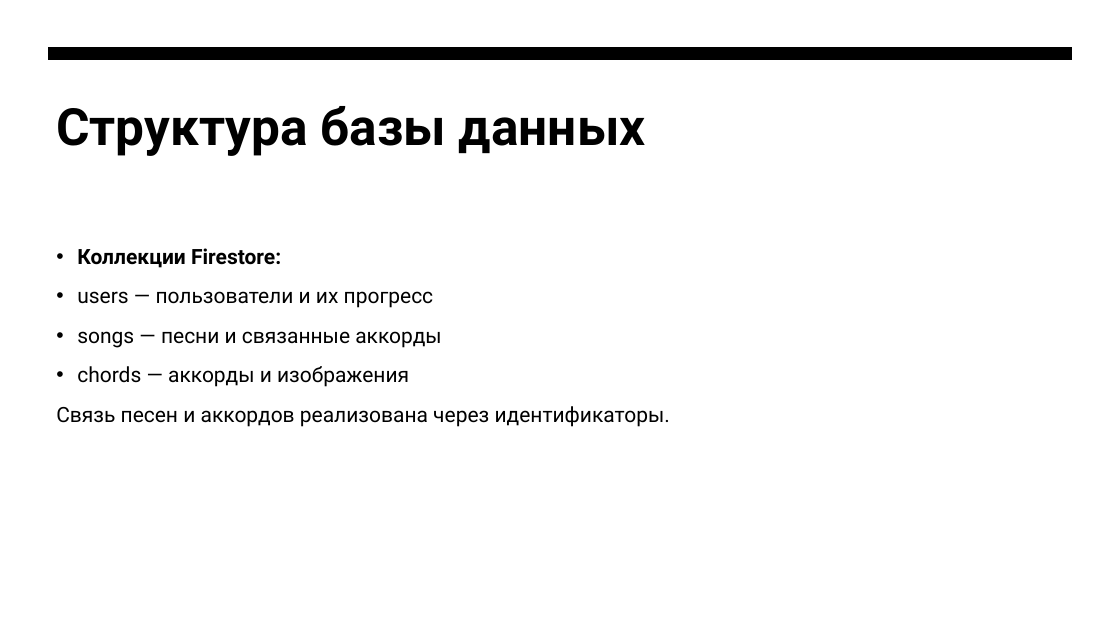
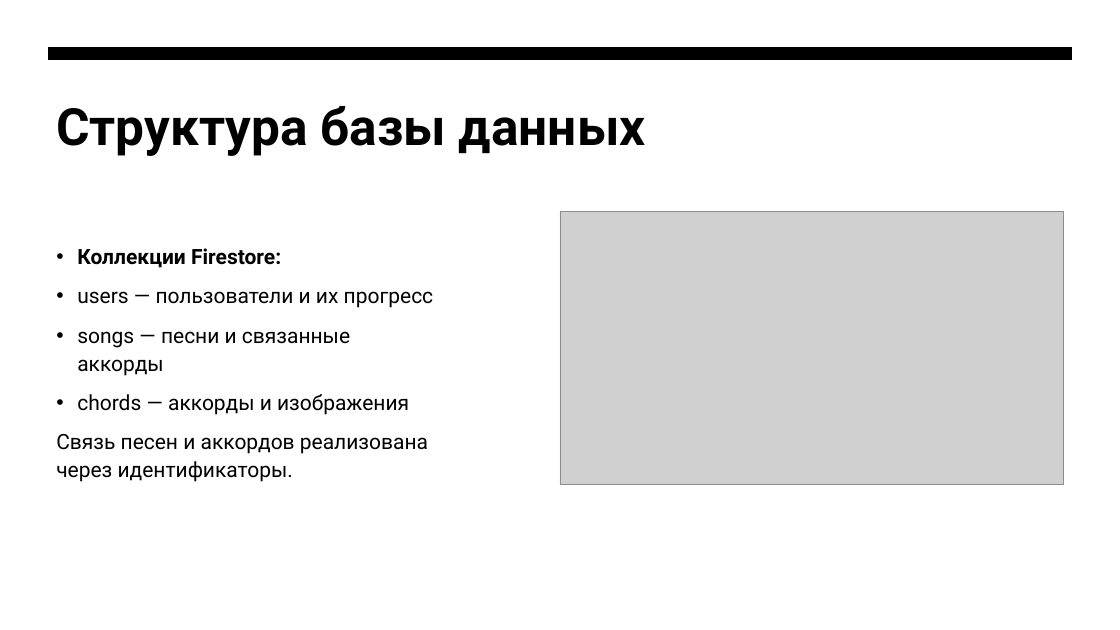
Before and after one commit to ilyatarubarin/chorded, a slide deck: slide 9 of Приложение Chorded — копия.pptx. Drawn at 1120x630 pixels with LibreOffice and Linux fonts; fonts in the diff are those of the drawing; grey boxes stand for pictures. Boxes give left, top, right and bottom in pixels: in the first picture for what was removed or moved away, otherwise in the second. Text is boxed around its words. In the diff, an @@ line names an element or a change of style, - is before the commit and + after.

```diff
--- a/Приложение Chorded — копия.pptx
+++ b/Приложение Chorded — копия.pptx
@@ text "Коллекции Firestore:" rewrapped from [56,248,670,427] to [56,248,434,482] @@
@@ picture added at [560,212,1065,485] @@
```
Also in this commit, not shown: 6 other slides changed.
